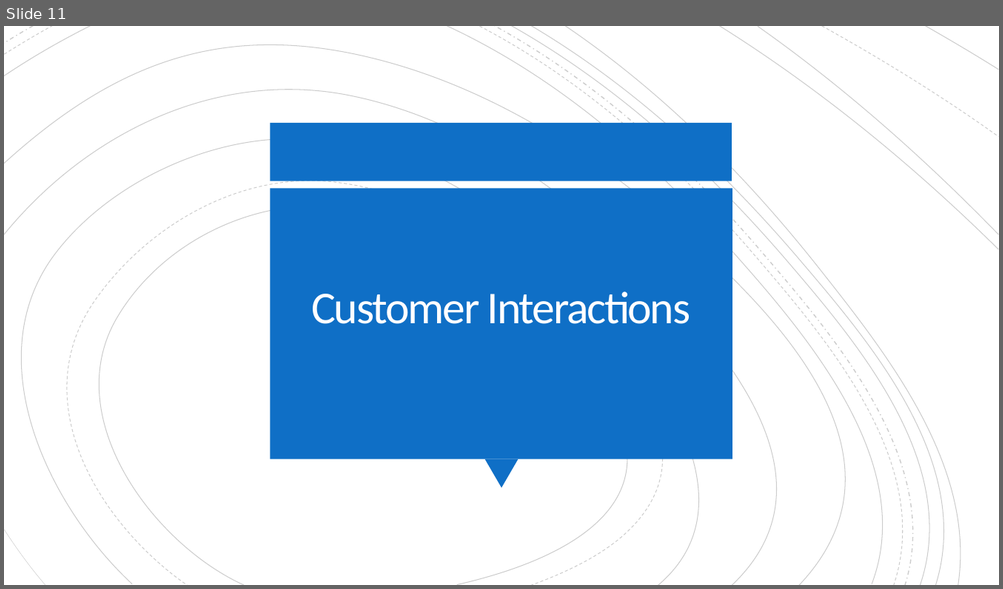
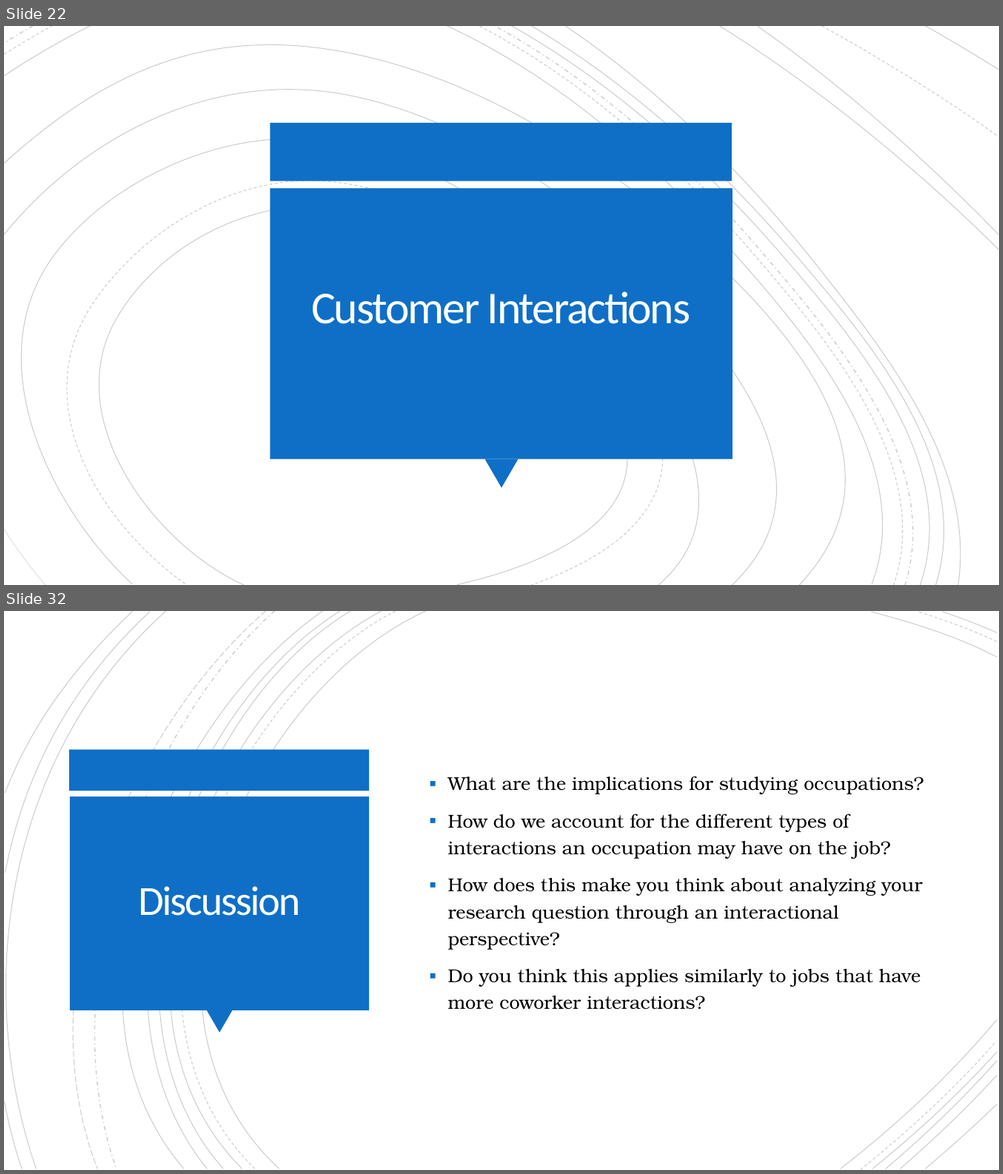
Before and after one commit to ekmaloney/soc490s, a slide deck: slides/march_8.pptx. Shown one above the other, each under a label of ours: slide 11 before the commit, slides 22 and 32 after it; the slides between them are not shown. The pictures are 1003x589 and 1003x1174 pixels, drawn with LibreOffice and Linux fonts; fonts in the diff are those of the drawing. Boxes give left, top, right and bottom in pixels: in the first picture for what was removed or moved away, otherwise in the second. Text is boxed around its words. In the diff, an @@ line names an element or a change of style, - is before the commit and + after.

```diff
--- a/slides/march_8.pptx
+++ b/slides/march_8.pptx
@@ slide 32 added at (x1=4, y1=611, x2=999, y2=1170), background #FFFFFF @@
@@ group added at (x1=4, y1=611, x2=997, y2=1170): 21 freeform shapes @@
@@ rectangle added at (x1=70, y1=750, x2=370, y2=791), fill #0F6FC6 @@
@@ text added at (x1=448, y1=776, x2=923, y2=1010), 18 pt, text #000000 @@
+▪ What are the implications for studying occupations?
+▪ How do we account for the different types of interactions an occupation may have on the job?
+▪ How does this make you think about analyzing your research question through an interactional perspective?
+▪ Do you think this applies similarly to jobs that have more coworker interactions?
@@ rectangle added at (x1=70, y1=797, x2=369, y2=1011), fill #0F6FC6 @@
@@ title added at (x1=138, y1=886, x2=300, y2=916), 40 pt, text #FFFEFF @@
+Discussion
@@ triangle added at (x1=206, y1=1011, x2=233, y2=1034), fill #0F6FC6 @@
@@ what was slide 11 is now slide 22 @@
```
Also in this commit, not shown: 3 slides changed, 20 other slides added, 1 slide removed, 8 other files.
